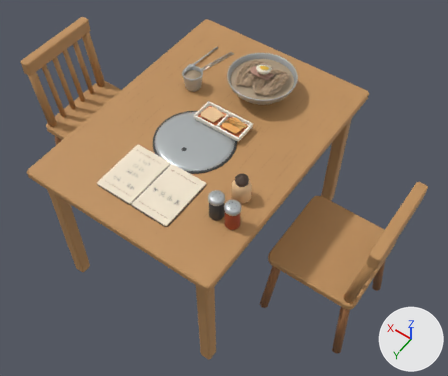
What one commit did to the glTF model assets/models/ssg-table-service/gallery.glb.
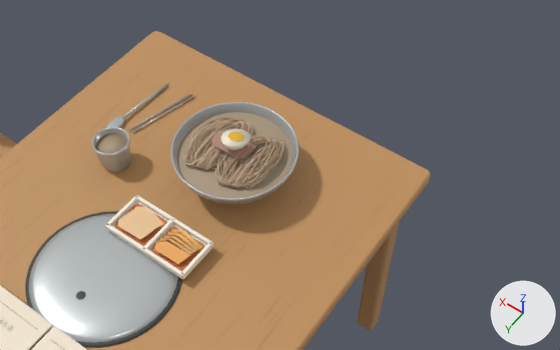
Each version appears first whole from a 50 mm camera at (-1.133, 1.46, 2.727) aimed at (-0.089, -0.001, 0.431), and next in a close-up from a 50 mm camera at (-0.858, 0.598, 2.321) aimed at (-0.198, -0.326, 0.868). Lighting does not change. The marker at lower right points along +X, +Y and +Z. The first two pictures are the older version. Where no turn or scale is listed for an object, it has been applied to the vertices. Vertices at exactly the same position are counted once.

In view in the first close-up: 'MyeonokSteel', 'MyeonokTable'.
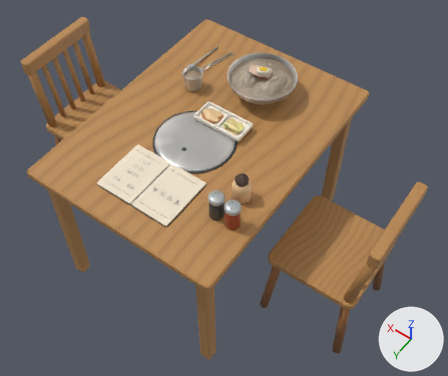
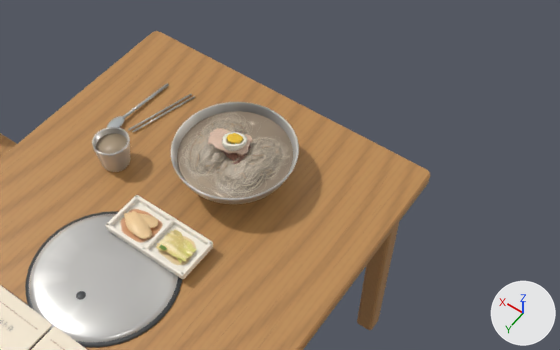
Changed parts and their boxes (x1, y1, x2, y2) in the close-ups (560 x 350 px; the box of a moved part takes in the faces that stretch with it):
'MyeonokTable', surface changed, reshaped, moved: (0, 31, 430, 350) in both
part 1 of me_식탁_상판, moved or reshaped: before (0, 112, 430, 350); after (0, 111, 430, 350)
part 2 of me_식탁_상판, surface changed: (0, 31, 419, 350) in both
part 3 of me_원형_덮개, recoloured: (29, 102, 299, 342) in both

Patch to the scene script:
```diff
--- a/assets/models/ssg-table-service/gallery.glb.py
+++ b/assets/models/ssg-table-service/gallery.glb.py
@@ img_평양면옥___음식과_나뭇결 @@
+img_평양면옥___음식과_나뭇결 = load_image('평양면옥 · 음식과 나뭇결', '_unpacked/______________', 896, 896, 'sRGB')
@@ img_평양면옥___면과_단면_요철 @@
+img_평양면옥___면과_단면_요철 = load_image('평양면옥 · 면과 단면 요철', '_unpacked/_______________', 512, 512, 'Non-Color')
@@ mat_myeonoktable_finish @@
 mat_myeonoktable_finish = bpy.data.materials.new('MyeonokTable finish')
-# nodes: BsdfPrincipled, OutputMaterial, VertexColor
+# nodes: BsdfPrincipled, Mix, NormalMap, OutputMaterial, TexImage x2, VertexColor
+# uses the picture img_평양면옥___면과_단면_요철
+# uses the picture img_평양면옥___음식과_나뭇결
@@ me_식탁_상판 @@
 # used by ob_myeonoktable; location = (0.0, 0.0, 0.471)
-me_식탁_상판.from_pydata(...)  # 20944 vertices, 37253 faces; spans x -0.92..0.92, y -0.62..0.62, z -0.47..0.47
+me_식탁_상판.from_pydata(...)  # 15522 vertices, 26019 faces; spans x -0.92..0.92, y -0.62..0.62, z -0.47..0.47
+# me_식탁_상판 part 1: 1378 vertices moved within x -0.88..0.88, y -0.61..0.61, z -0.05..0.47; 11451 vertices removed from x -0.9..0.9, y -0.62..0.62, z -0.47..0.47; 6075 vertices added at x -0.9..0.9, y -0.62..0.62, z -0.46..0.47
+# me_식탁_상판 part 2: 6051 kept faces spanning x -0.92..0.92, y -0.62..0.62, z -0.47..0.47 get new texture (UV) coordinates
+# other edits to the shape of me_식탁_상판 do not show in these pictures
 me_식탁_상판.materials.append(mat_myeonoktable_finish)
@@ me_원형_덮개 @@
 me_원형_덮개.from_pydata(...)  # 2176 vertices, 4316 faces; spans x -0.358..0.358, y -0.426..0.426, z -0.06..0.06
 # used by ob_myeonoksteel; location = (-0.048, -0.051, 0.836)
+# me_원형_덮개 part 3: 3012 kept faces spanning x -0.173..0.302, y -0.426..0.307, z -0.06..0.045 get new vertex colours; the middle colour goes from light grey #bfc4c5 to light grey #c5c4c0
 me_원형_덮개.materials.append(mat_myeonoksteel_finish)
@@ ob_myeonoktable @@
 ob_myeonoktable = bpy.data.objects.new('MyeonokTable', me_식탁_상판)
-ob_myeonoktable.location = (0.0, 0.0, 0.471)
+ob_myeonoktable.location = (0.0, 0.0, 0.468)
```
